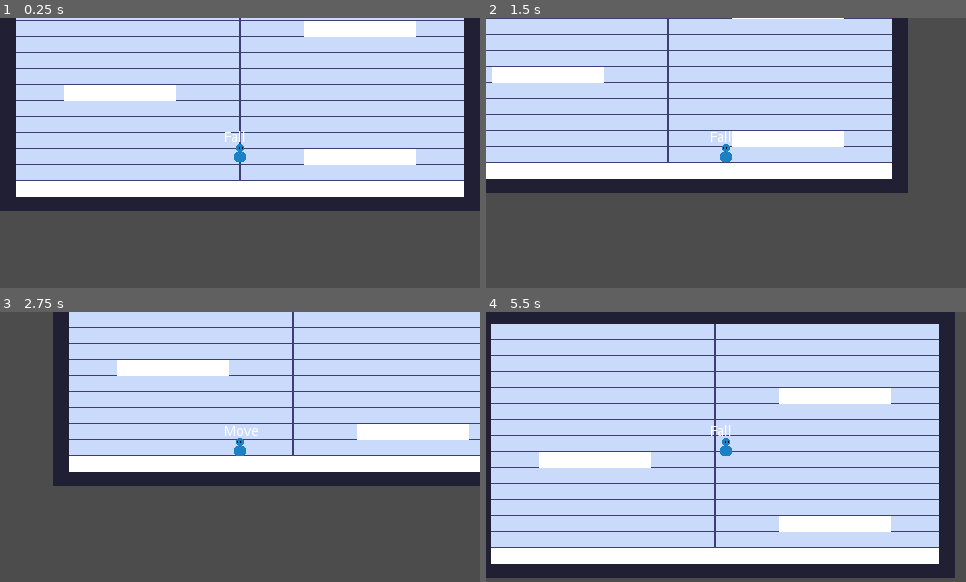
Above: before the commit, frames 1-4 (two rows, left to right).
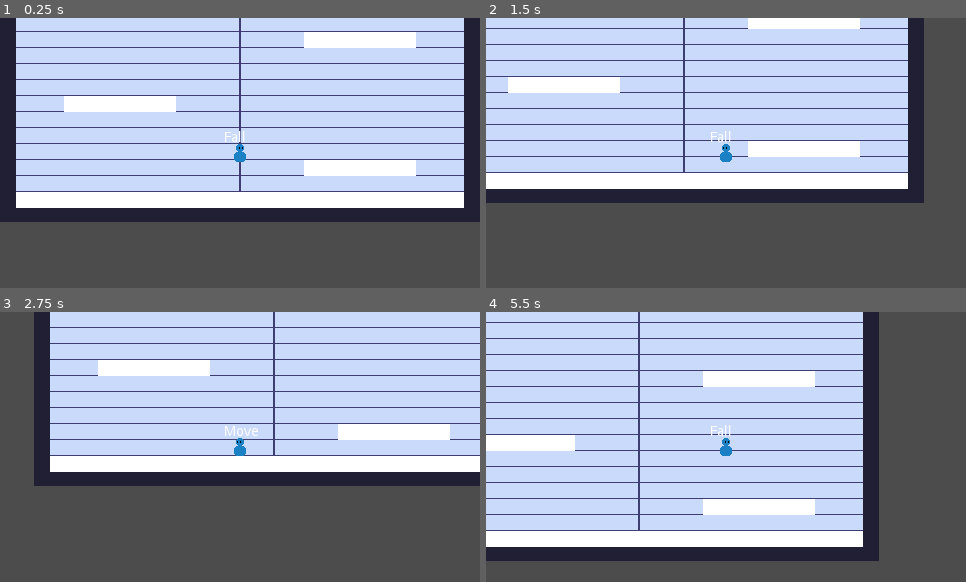
Above: after the commit, the same moments.

Repository: VuurMos/godot-3.5-platformer-character-controller
Game: Godot game, scene res://Game.tscn
Same seed, same stepped clock (60 frames per second), same inputs: the game is played once before the commit and once after it.
Inputs:
- Up to frame 1 (0.25 s): no input
- Up to frame 2 (1.5 s): hold Space (jump) 0.53-1.28 s; hold Right (right) from 0.53 s (still down); tap Space (jump) at 1.35 s
- Up to frame 3 (2.75 s): tap Space (jump) at 1.52, 1.82 s; release Right (right) at 2.03 s; hold Left (left) from 2.03 s (still down); hold Space (jump) from 2.03 s (still down)
- Up to frame 4 (5.5 s): release Left (left) at 2.78 s; release Space (jump) at 2.78 s; hold Right (right) 2.78-4.28 s; tap Space (jump) at 2.85, 3.02, 3.32, 4.35, 4.52, 4.82 s; hold Space (jump) 3.53-4.28 s; hold Left (left) 4.28-5.03 s; hold Right (right) from 5.03 s (still down); hold Space (jump) from 5.03 s (still down)

The runs differ from the first frame. In frame 1, 24% of the frame differs, in the area x 0-100%, y 0-76%; in frame 2, 24%; in frame 3, 5.9%; in frame 4, 51%, in the area x 0-98%, y 0-99%.

Commit message:
Implemented de/acceleration for horizontal movement

Diff:
--- a/platformer-controller/player/platform-controller.gd
+++ b/platformer-controller/player/platform-controller.gd
@@ -7,8 +7,8 @@
 var max_speed := 10 * TILE_SIZE
 
 # TODO: Acceleration and deacceleration for movement
-#var acceleration_time := 6
-#var deacceleration_time := 3
+var acceleration_time := max_speed / 6 * 0.5
+var deacceleration_time := max_speed / 3
 
 var input_direction = 0.0
 var _facing_right := true
@@ -17,8 +17,8 @@
 var allow_double_jump := false
 
 # Jump and fall kinematics
-var jump_height = 6 * TILE_SIZE
-var jump_x_dist = 4 * TILE_SIZE
+var jump_height = 4 * TILE_SIZE
+var jump_x_dist = 3 * TILE_SIZE
 var fall_x_dist = 1.75 * TILE_SIZE
 
 var jump_velocity = (2 * jump_height * max_speed) / jump_x_dist
@@ -51,7 +51,7 @@
 
 
 func _physics_process(delta):
-	print(velocity.y)
+	print(velocity.x)
 	input_direction = _get_input_direction()
 
 
@@ -85,11 +85,33 @@
 # Apply movement with no acceleration or friction
 func apply_movement():
 	velocity.x = input_direction * max_speed
-	# Clamp fall speed
+	clamp_fall_speed()
+	velocity = move_and_slide(velocity, Vector2.UP)
+
+
+func apply_smooth_movement():
+	if is_zero_approx(input_direction):
+		if !is_zero_approx(velocity.x):
+			apply_friction()
+	else:
+		apply_acceleration()
+		check_direction_facing()
+
+	clamp_fall_speed()
+	velocity = move_and_slide(velocity, Vector2.UP)
+
+
+func apply_friction():
+	velocity.x = move_toward(velocity.x, 0, deacceleration_time)
+
+
+func apply_acceleration():
+	velocity.x = move_toward(velocity.x, max_speed * input_direction, acceleration_time)
+
+
+func clamp_fall_speed():
 	if velocity.y >= max_fall_velocity:
 		velocity.y = max_fall_velocity
-	velocity = move_and_slide(velocity, Vector2.UP)
-
 
 #func apply_acc_movement():
 #	if is_zero_approx(input_direction):
--- a/platformer-controller/player/player-fall-state.gd
+++ b/platformer-controller/player/player-fall-state.gd
@@ -18,10 +18,8 @@
 #		state_machine.transition_to("Jump")
 
 	# Player air movement
-	if !is_zero_approx(player.input_direction):
-		player.check_direction_facing()
 	player.apply_fall_gravity()
-	player.apply_movement()
+	player.apply_smooth_movement()
 
 	# If grounded, transition to move or idle states
 	if player.is_on_floor():
--- a/platformer-controller/player/player-jump-state.gd
+++ b/platformer-controller/player/player-jump-state.gd
@@ -22,10 +22,7 @@
 		print("full jump")
 
 	# Player air movement
-	if !is_zero_approx(player.input_direction):
-		player.check_direction_facing()
-
-	player.apply_movement()
+	player.apply_smooth_movement()
 
 	# If y velocity becomes positive, transition to fall state
 	if player.velocity.y > 0:
--- a/platformer-controller/player/player-move-state.gd
+++ b/platformer-controller/player/player-move-state.gd
@@ -6,10 +6,8 @@
 
 
 func update(delta: float) -> void:
-	if !is_zero_approx(player.input_direction):
-		player.check_direction_facing()
 	player.velocity.y = 0
-	player.apply_movement()
+	player.apply_smooth_movement()
 
 	# If the player is not grounded, transition to the fall state
 	if !player.is_on_floor():
